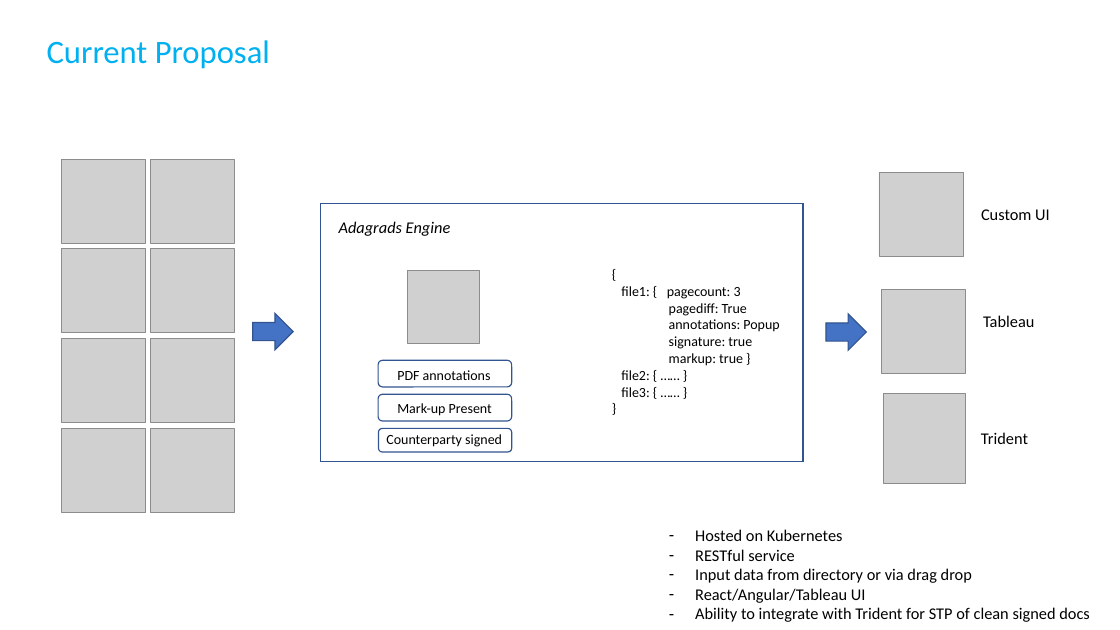
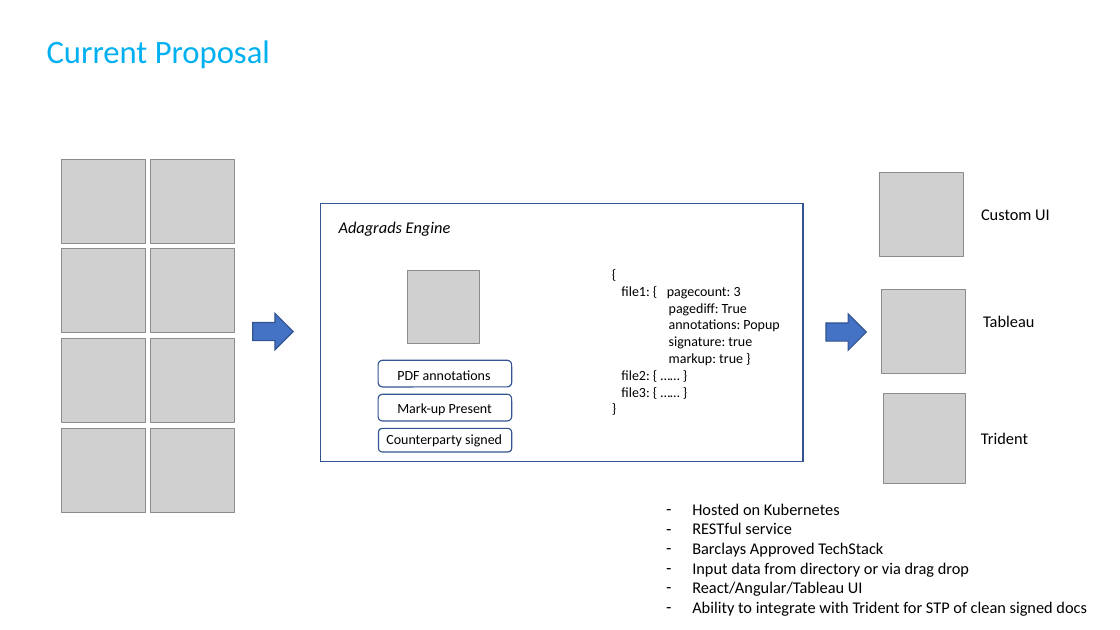
Before and after one commit to ankushtale/bi_hackathon_2019, a slide deck: slide 4 of docs/Presentation.pptx. Drawn at 1120x630 pixels with LibreOffice and Linux fonts; fonts in the diff are those of the drawing; grey boxes stand for pictures. Boxes give left, top, right and bottom in pixels: in the first picture for what was removed or moved away, otherwise in the second. Text is boxed around its words. In the diff, an @@ line names an element or a change of style, - is before the commit and + after.

```diff
--- a/docs/Presentation.pptx
+++ b/docs/Presentation.pptx
@@ text "Hosted on Kubernetes": place and size @@
-text "Hosted on Kubernetes" at bbox=[695, 529, 1090, 622]
+text "Hosted on Kubernetes" at bbox=[692, 503, 1087, 616]
@@ text at bbox=[692, 542, 883, 557]: paragraph added @@
+– Barclays Approved TechStack
```
Also in this commit, not shown: 1 other slide changed, 3 other files.
